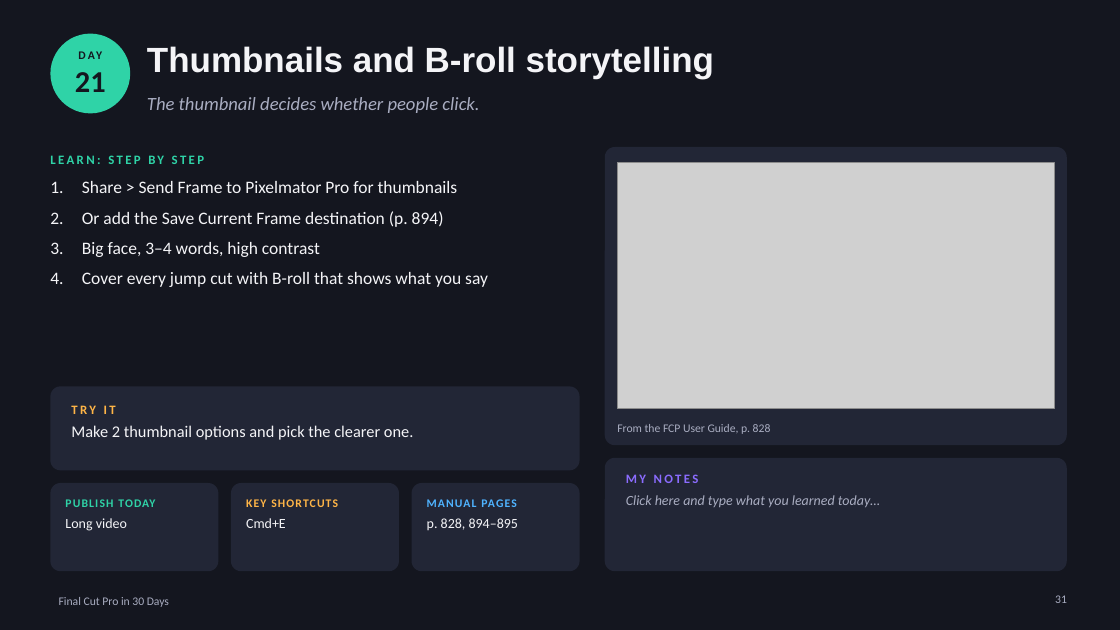
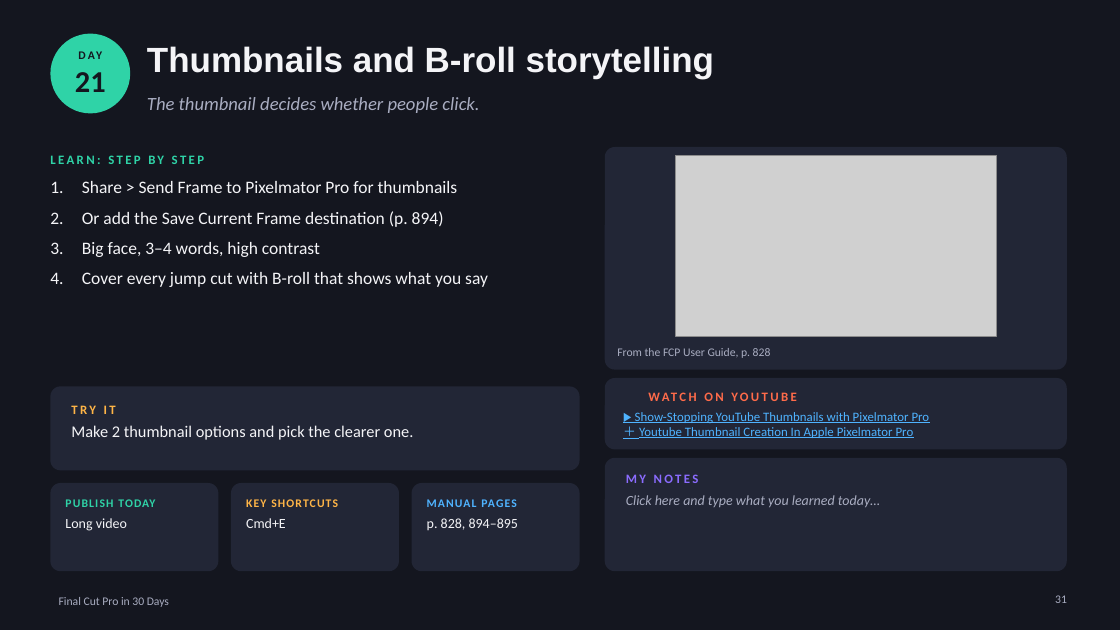
Before and after one commit to p00047575/test5, a slide deck: slide 31 of fcp-book/FCP-30-Day-Book.pptx. Drawn at 1120x630 pixels with LibreOffice and Linux fonts; fonts in the diff are those of the drawing; grey boxes stand for pictures; background and template pictures are left out. Boxes give left, top, right and bottom in pixels: in the first picture for what was removed or moved away, otherwise in the second. Text is boxed around its words. In the diff, an @@ line names an element or a change of style, - is before the commit and + after.

```diff
--- a/fcp-book/FCP-30-Day-Book.pptx
+++ b/fcp-book/FCP-30-Day-Book.pptx
@@ rounded rectangle: place and size @@
-rounded rectangle at box(605, 147, 1067, 445)
+rounded rectangle at box(605, 147, 1067, 370)
@@ rounded rectangle at box(605, 147, 1067, 370): proportions changed @@
@@ picture: place and size @@
-picture at box(618, 163, 1054, 408)
+picture at box(676, 155, 996, 336)
@@ text "From the FCP User Guide, ...": place and size @@
-text "From the FCP User Guide, ..." at box(617, 424, 771, 434)
+text "From the FCP User Guide, ..." at box(617, 348, 771, 358)
@@ rounded rectangle added at box(605, 378, 1067, 450), fill #222636 @@
@@ text added at box(649, 384, 901, 409), 11 pt, text #FF6B4A, bold @@
+WATCH ON YOUTUBE
@@ text added at box(635, 412, 930, 438), 11 pt, text #4FB3FF, underline @@
+▶ Show-Stopping YouTube Thumbnails with Pixelmator Pro
+＋ Youtube Thumbnail Creation In Apple Pixelmator Pro
```
Also in this commit, not shown: 29 other slides changed, 2 other files.
